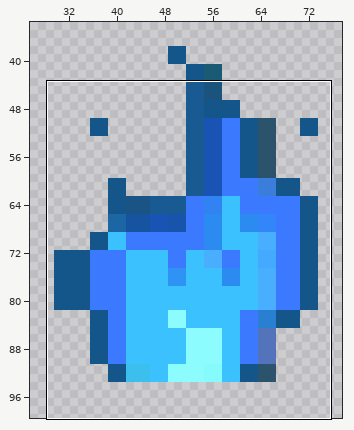
Two states of a sprite sheet, sprites/spr_flame/7b8fc17f-3968-4281-9b81-7f5fdd1869b7.png. The picture above shows the old version from afar; the outline marks the close-up.
Close-up. As it was:
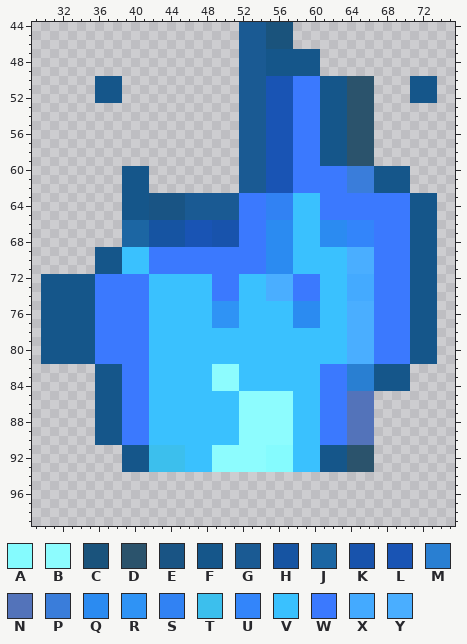
The file is 100x100 pixels. Colours within 5 levels of each other are drawn and written as one. Shown: x 29..75, y 44..99. The wide view leaves out empty margins.
Palette (. is transparent): A #85fbfe  B #8dfcfe  C #1a537c  D #2b536c  E #195484  F #15568a  G #1a5a93  H #1654a2  J #1c66a3  K #1853ac  L #1954b4  M #297fd2  N #5373ba  P #3a7dda  Q #2b8bf1  R #2f93f5  S #3182f3  T #3cbfed  U #3385fa  V #3ac1fe  W #3b79fe  X #44aaff  Y #4aaeff
Pixels before (only the part around the change), first column x 29:
 44 .......................GGGCCC..................
 45 .......................GGGCCC..................
 46 .......................GGGCCC..................
 47 .......................GGGFFFFFF...............
 48 .......................GGGFFFFFF...............
 49 .......................GGGFFFFFF...............
 50 .......FFF.............GGGLLLWWWFFFDDD....FFF..
 51 .......FFF.............GGGLLLWWWFFFDDD....FFF..
 52 .......FFF.............GGGLLLWWWFFFDDD....FFF..
 53 .......................GGGLLLWWWFFFDDD.........
 54 .......................GGGLLLWWWFFFDDD.........
 55 .......................GGGLLLWWWFFFDDD.........
 56 .......................GGGLLLWWWFFFDDD.........
 57 .......................GGGLLLWWWFFFDDD.........
 58 .......................GGGLLLWWWFFFDDD.........
 59 .......................GGGLLLWWWFFFDDD.........
 60 ..........FFF..........GGGLLLWWWWWWPPPFFFF.....
 61 ..........FFF..........GGGLLLWWWWWWPPPFFFF.....
 62 ..........FFF..........GGGLLLWWWWWWPPPFFFF.....
 63 ..........FFFEEEEGGGGGGWWWSSSVVVWWWWWWWWWWFFF..
 64 ..........FFFEEEEGGGGGGWWWSSSVVVWWWWWWWWWWFFF..
 65 ..........FFFEEEEGGGGGGWWWSSSVVVWWWWWWWWWWFFF..
 66 ..........JJJHHHHLLLKKKWWWQQQVVVQQQUUUWWWWFFF..
 67 ..........JJJHHHHLLLKKKWWWQQQVVVQQQUUUWWWWFFF..
 68 ..........JJJHHHHLLLKKKWWWQQQVVVQQQUUUWWWWFFF..
 69 .......FFFVVVWWWWWWWWWWWWWQQQVVVVVVYYYWWWWFFF..
 70 .......FFFVVVWWWWWWWWWWWWWQQQVVVVVVYYYWWWWFFF..
 71 .......FFFVVVWWWWWWWWWWWWWQQQVVVVVVYYYWWWWFFF..
 72 .FFFFFFWWWWWWVVVVVVVWWWVVVYYYWWWVVVXXXWWWWFFF..
 73 .FFFFFFWWWWWWVVVVVVVWWWVVVYYYWWWVVVXXXWWWWFFF..
 74 .FFFFFFWWWWWWVVVVVVVWWWVVVYYYWWWVVVXXXWWWWFFF..
 75 .FFFFFFWWWWWWVVVVVVVRRRVVVVVVQQQVVVYYYWWWWFFF..
 76 .FFFFFFWWWWWWVVVVVVVRRRVVVVVVQQQVVVYYYWWWWFFF..
 77 .FFFFFFWWWWWWVVVVVVVRRRVVVVVVQQQVVVYYYWWWWFFF..
 78 .FFFFFFWWWWWWVVVVVVVVVVVVVVVVVVVVVVYYYWWWWFFF..
 79 .FFFFFFWWWWWWVVVVVVVVVVVVVVVVVVVVVVYYYWWWWFFF..
 80 .FFFFFFWWWWWWVVVVVVVVVVVVVVVVVVVVVVYYYWWWWFFF..
 81 .FFFFFFWWWWWWVVVVVVVVVVVVVVVVVVVVVVYYYWWWWFFF..
 82 .......FFFWWWVVVVVVVBBBVVVVVVVVVWWWMMMFFFF.....
 83 .......FFFWWWVVVVVVVBBBVVVVVVVVVWWWMMMFFFF.....
 84 .......FFFWWWVVVVVVVBBBVVVVVVVVVWWWMMMFFFF.....
 85 .......FFFWWWVVVVVVVVVVBBBBBBVVVWWWNNN.........
 86 .......FFFWWWVVVVVVVVVVBBBBBBVVVWWWNNN.........
 87 .......FFFWWWVVVVVVVVVVBBBBBBVVVWWWNNN.........
 88 .......FFFWWWVVVVVVVVVVBBBBBBVVVWWWNNN.........
 89 .......FFFWWWVVVVVVVVVVBBBBBBVVVWWWNNN.........
 90 .......FFFWWWVVVVVVVVVVBBBBBBVVVWWWNNN.........
 91 ..........FFFTTTTVVVBBBBBBAAAVVVFFFDDD.........
 92 ..........FFFTTTTVVVBBBBBBAAAVVVFFFDDD.........
 93 ..........FFFTTTTVVVBBBBBBAAAVVVFFFDDD.........
 94 ...............................................
 95 ...............................................
 96 ...............................................
 97 ...............................................
 98 ...............................................
 99 ...............................................
The same view after the edit:
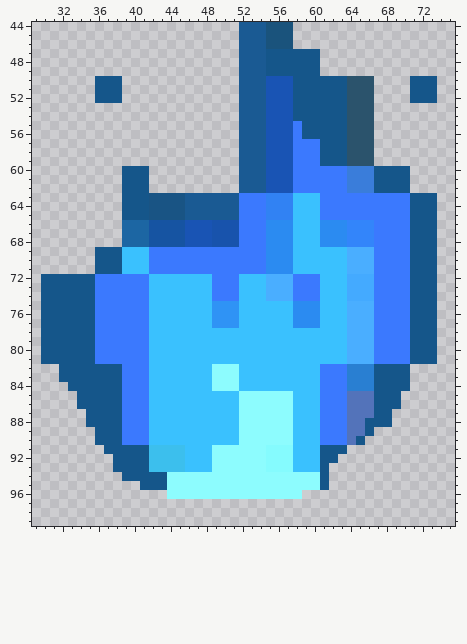
The exact change:
{"y":50,"x":58,"old":"WWW","new":"FFF"}
{"y":51,"x":58,"old":"WWW","new":"FFF"}
{"y":52,"x":58,"old":"WWW","new":"FFF"}
{"y":53,"x":58,"old":"WWW","new":"FFF"}
{"y":54,"x":58,"old":"WWW","new":"FFF"}
{"y":55,"x":59,"old":"WW","new":"FF"}
{"y":56,"x":59,"old":"WW","new":"FF"}
{"y":82,"x":32,"old":"....","new":"FFFF"}
{"y":83,"x":32,"old":"....","new":"FFFF"}
{"y":84,"x":33,"old":"...","new":"FFF"}
{"y":85,"x":34,"old":"..","new":"FF"}
{"y":85,"x":67,"old":"...","new":"FFF"}
{"y":86,"x":34,"old":"..","new":"FF"}
{"y":86,"x":67,"old":"...","new":"FFF"}
{"y":87,"x":35,"old":".","new":"F"}
{"y":87,"x":67,"old":"..","new":"FF"}
{"y":88,"x":35,"old":".","new":"F"}
{"y":88,"x":66,"old":"N..","new":"FFF"}
{"y":89,"x":66,"old":"N","new":"F"}
{"y":90,"x":65,"old":"NN","new":"F."}
{"y":91,"x":37,"old":"..","new":"FF"}
{"y":91,"x":64,"old":"DDD","new":"..."}
{"y":92,"x":38,"old":".","new":"F"}
{"y":92,"x":63,"old":"FDDD","new":"...."}
{"y":93,"x":38,"old":".","new":"F"}
{"y":93,"x":62,"old":"FFDDD","new":"....."}
{"y":94,"x":39,"old":".......................","new":"FFFFFBBBBBBBBBBBBBBBBBF"}
{"y":95,"x":41,"old":".....................","new":"FFFBBBBBBBBBBBBBBBBBF"}
{"y":96,"x":44,"old":"...............","new":"BBBBBBBBBBBBBBB"}
{"label":"changed","picture_box":[293,76,320,139]}
{"label":"changed","picture_box":[59,364,401,499]}
